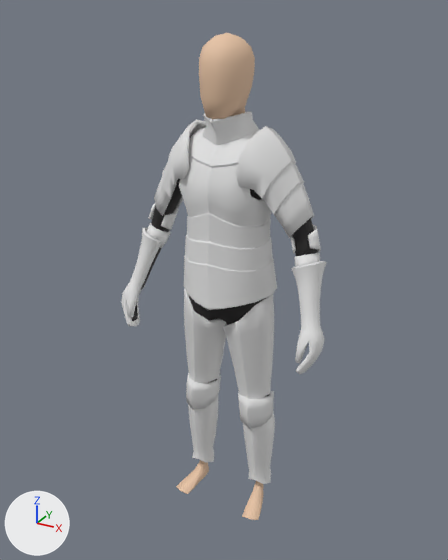
What one commit did to the FBX model GDA_Adventure_RPG/Assets/Characters/playerblend.fbx.
Camera for both pictures: a camera (50 mm lens) standing at (0.967, -1.778, 1.849) and looking at (-0.015, 0.007, 0.957). The lights are fixed; the arrows at lower left show +X, +Y and +Z.

Objects in the first picture: 'Player', 'SteelPlate_Chestpiece', 'SteelPlate_Gloves', 'SteelPlate_Leggings'.
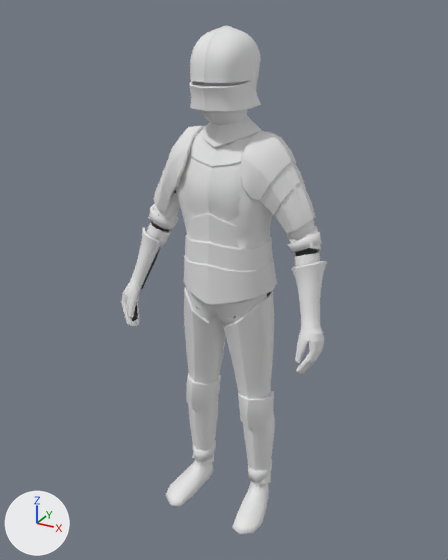
Location of each change, [x1, y1, x2, y2] in pixels of the pictures (448 x 560 px; the box of a moved part takes in the faces that stretch with it):
'SteelPlate_Chestpiece', reshaped (10% shorter)
    before: [148, 111, 321, 310]
    after: [148, 126, 321, 305]
'SteelPlate_Helm', added
    after: [189, 25, 261, 147]
'Player', recoloured
    both: [176, 33, 264, 520]
'BeltedTunic', added
    after: [150, 130, 321, 304]
'LeatherBoots', added
    after: [166, 440, 272, 534]
'LeatherTrousers', added
    after: [186, 288, 273, 446]
'SteelPlate_Boots', added
    after: [188, 460, 269, 531]
part 1 of me_mesh_001, moved or reshaped
    before: [154, 111, 314, 310]
    after: [148, 126, 321, 305]

Edits to the bpy script that builds the scene:
```text
Change mat_skin:
    mat_skin.base_color: (0.8, 0.549, 0.376) -> (0.8, 0.8, 0.8)  # beige #e7c4a5 -> white #e7e7e7
Add mat_steelplate:
    mat_steelplate = principled_material('SteelPlate')
    mat_steelplate.base_color = (0.8, 0.8, 0.8)  # white #e7e7e7
    mat_steelplate.roughness = 0.553
Add mat_shoes:
    mat_shoes = principled_material('Shoes')
    mat_shoes.base_color = (0.8, 0.8, 0.8)  # white #e7e7e7
    mat_shoes.roughness = 0.553
Add mat_leatherpants:
    mat_leatherpants = principled_material('LeatherPants')
    mat_leatherpants.base_color = (0.8, 0.8, 0.8)  # white #e7e7e7
    mat_leatherpants.roughness = 0.553
Add mat_shirt:
    mat_shirt = principled_material('Shirt')
    mat_shirt.base_color = (0.8, 0.8, 0.8)  # white #e7e7e7
    mat_shirt.roughness = 0.553
Change me_mesh_001:
    used by ob_steelplate_chestpiece; location = (0.0, 0.0, -0.003)
    remove me_mesh_001.from_pydata(...)  # 2260 vertices, 2282 faces; spans x -0.334..0.334, y -0.138..0.159, z 0.91..1.551
    remove me_mesh_001.materials.append(mat_metal_001)  # white #e7e7e7
    add me_mesh_001.from_pydata(...)  # 2712 vertices, 2714 faces; spans x -0.334..0.334, y -0.136..0.148, z 0.925..1.511
    me_mesh_001 part 1: 585 vertices moved from x -0.302..0.302, y -0.138..0.159, z 0.91..1.541 to x -0.303..0.303, y -0.136..0.148, z 0.925..1.511; 244 vertices removed from x -0.245..0.245, y -0.126..0.159, z 0.929..1.551; 696 vertices added at x -0.334..0.334, y -0.124..0.148, z 0.94..1.503
    add me_mesh_001.materials.append(mat_steelplate)  # white #e7e7e7
Add me_cube_001:
    me_cube_001.from_pydata(...)  # 932 vertices, 916 faces; spans x -0.209..0.209, y -0.159..0.084, z 0.001..0.126
    me_cube_001.materials.append(mat_steelplate)  # white #e7e7e7
Add me_cube_013:
    me_cube_013.from_pydata(...)  # 195 vertices, 184 faces; spans x -0.207..0.207, y -0.185..0.1, z 0.002..0.905
    me_cube_013.materials.append(mat_shoes)  # white #e7e7e7
Add me_cube_012:
    me_cube_012.from_pydata(...)  # 243 vertices, 228 faces; spans x -0.183..0.183, y -0.104..0.111, z 0.133..1.023
    me_cube_012.materials.append(mat_leatherpants)  # white #e7e7e7
Add me_cube_006:
    me_cube_006.from_pydata(...)  # 12924 vertices, 12920 faces; spans x -0.102..0.102, y -0.149..0.129, z 1.449..1.803
    me_cube_006.materials.append(mat_steelplate)  # white #e7e7e7
Add me_cube_004:
    me_cube_004.from_pydata(...)  # 354 vertices, 334 faces; spans x -0.332..0.333, y -0.126..0.139, z 0.926..1.492
    # faces by material slot: [66, 268]
    me_cube_004.materials.append(mat_metal_001)  # white #e7e7e7
    me_cube_004.materials.append(mat_shirt)  # white #e7e7e7
Add ob_steelplate_boots:
    ob_steelplate_boots = bpy.data.objects.new('SteelPlate_Boots', me_cube_001)
    ob_steelplate_boots.location = (0.0, 0.0, -0.003)
Add ob_leatherboots:
    ob_leatherboots = bpy.data.objects.new('LeatherBoots', me_cube_013)
    ob_leatherboots.location = (0.0, 0.0, -0.003)
Add ob_leathertrousers:
    ob_leathertrousers = bpy.data.objects.new('LeatherTrousers', me_cube_012)
    ob_leathertrousers.location = (0.0, 0.0, -0.003)
Add ob_steelplate_helm:
    ob_steelplate_helm = bpy.data.objects.new('SteelPlate_Helm', me_cube_006)
    ob_steelplate_helm.location = (0.0, 0.0, -0.003)
Add ob_beltedtunic:
    ob_beltedtunic = bpy.data.objects.new('BeltedTunic', me_cube_004)
    ob_beltedtunic.location = (0.0, 0.0, -0.003)
```
